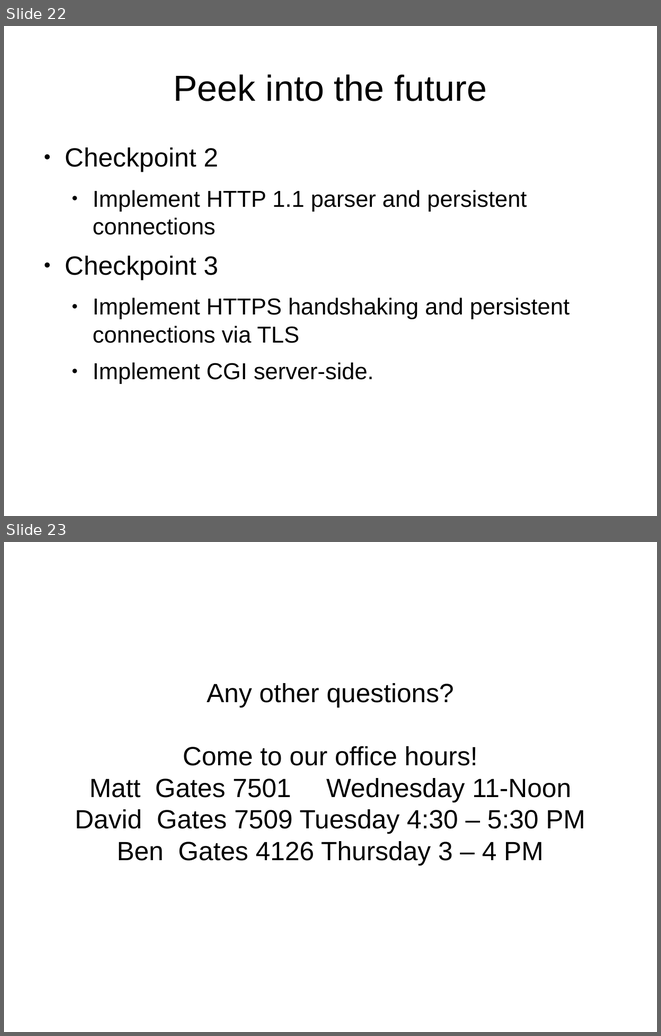
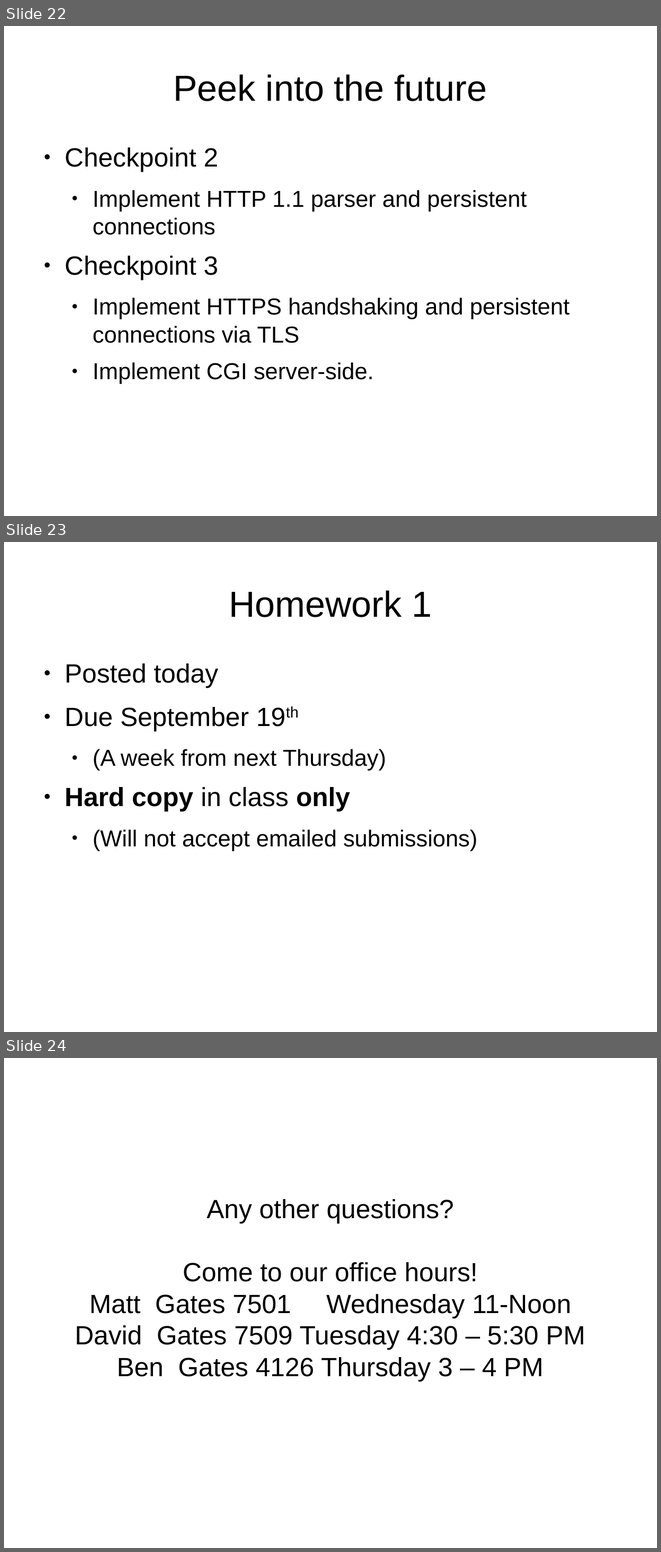
Before and after one commit to Jarvishappy/15-441-Recitation-Sessions, a slide deck: recitation2/src/recitation2.odp. Shown one above the other, each under a label of ours: slides 22 and 23 before the commit, slides 22, 23 and 24 after it. The pictures are 661x1036 and 661x1552 pixels, drawn with LibreOffice and Linux fonts; fonts in the diff are those of the drawing. Boxes give left, top, right and bottom in pixels: in the first picture for what was removed or moved away, otherwise in the second. Text is boxed around its words. In the diff, an @@ line names an element or a change of style, - is before the commit and + after.

Commit message:
added slide about homework 1

```diff
--- a/recitation2/src/recitation2.odp
+++ b/recitation2/src/recitation2.odp
@@ slide 23 added at [4,542,657,1032], background #FFFFFF @@
@@ title added at [229,590,432,617], 44 pt, text #000000 @@
+Homework 1
@@ text added at [64,663,477,851], 28 pt, text #000000 @@
+● Posted today
+● Due September 19th
+  ● (A week from next Thursday)
+● Hard copy in class only
+  ● (Will not accept emailed submissions)
@@ what was slide 23 is now slide 24 @@
```
Also in this commit, not shown: 1 other file.
